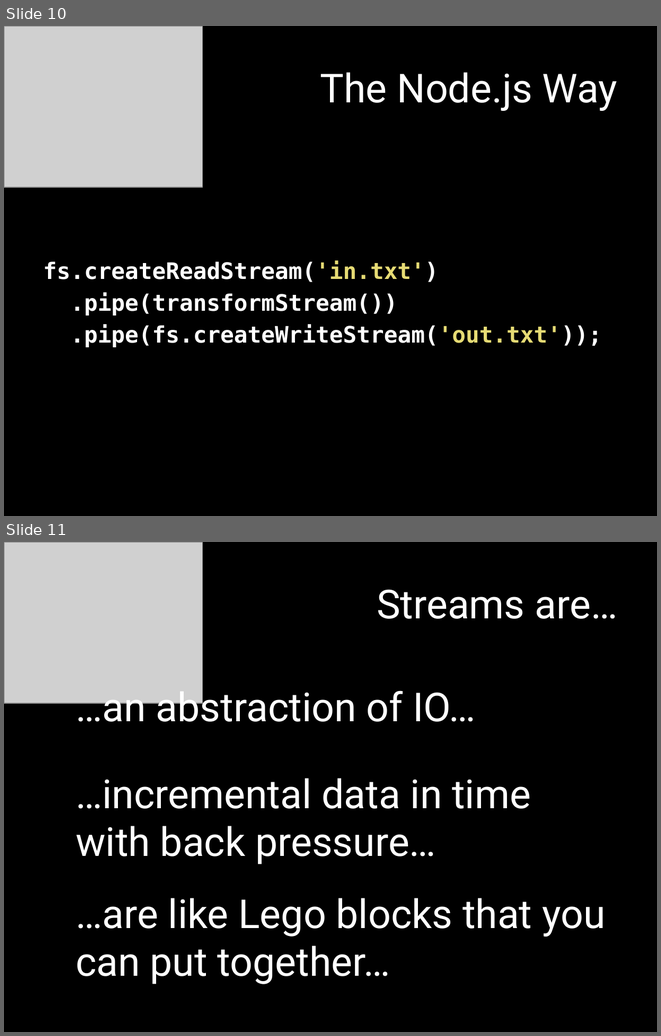
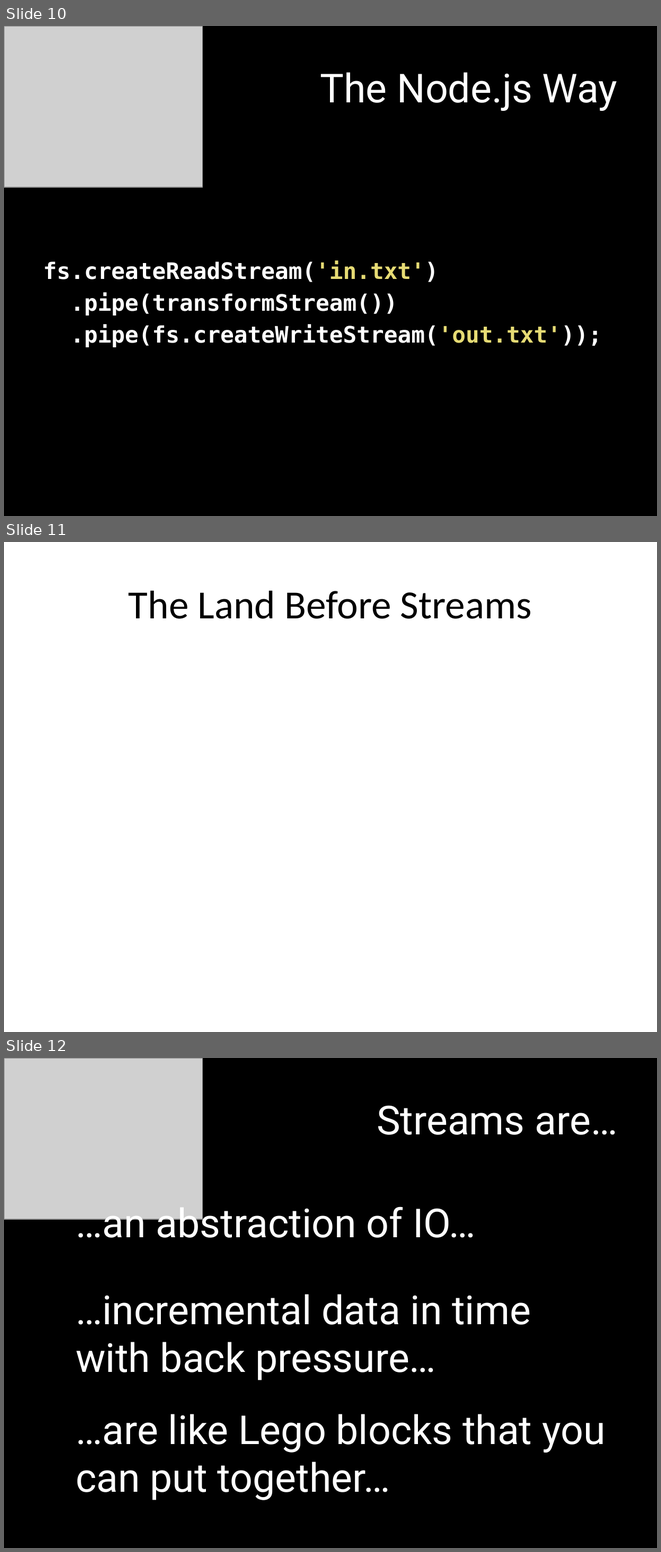
Before and after one commit to mattpodwysocki/SDC2013, a slide deck: SDC2013.pptx. Shown one above the other, each under a label of ours: slides 10 and 11 before the commit, slides 10, 11 and 12 after it. The pictures are 661x1036 and 661x1552 pixels, drawn with LibreOffice and Linux fonts; fonts in the diff are those of the drawing; grey boxes stand for pictures. Boxes give left, top, right and bottom in pixels: in the first picture for what was removed or moved away, otherwise in the second. Text is boxed around its words. In the diff, an @@ line names an element or a change of style, - is before the commit and + after.

```diff
--- a/SDC2013.pptx
+++ b/SDC2013.pptx
@@ slide 11 added at (4, 542, 657, 1032), background #FFFFFF @@
@@ title added at (129, 590, 532, 619), 44 pt, text #000000 @@
+The Land Before Streams
@@ what was slide 11 is now slide 12 @@
```
Also in this commit, not shown: 1 slide changed, 7 other slides added, 1 slide removed.
